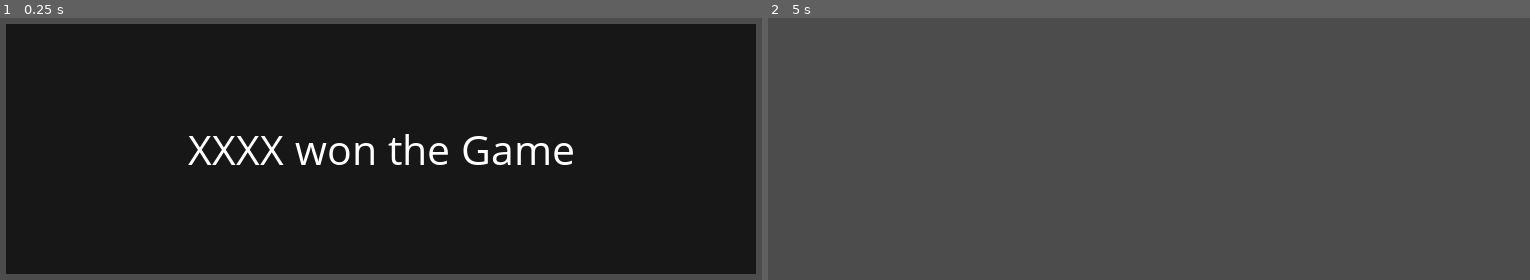
Above: before the commit, frames 1-2 (left to right).
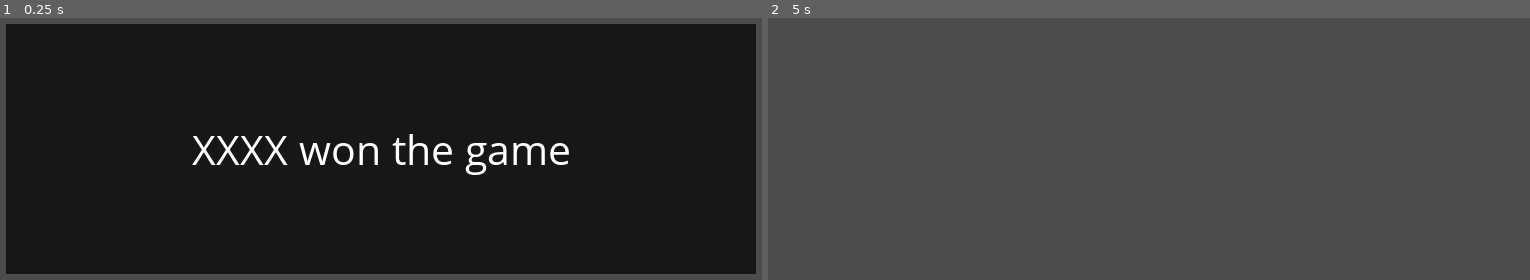
Above: after the commit, the same moments.

Repository: michalbie/Spinningeddon
Game: Godot game, scene res://Scenes/HUD/EndingScreen.tscn
Same seed, same stepped clock (60 frames per second), same inputs: the game is played once before the commit and once after it. This scene is started directly instead of the project's main scene.
Inputs (mouse positions are in pixels of both pictures, inside the frame that each line leads up to):
- Up to frame 1 (0.25 s): no input
- Up to frame 2 (5 s): tap Enter at 0.5, 2, 3.5 s; move the mouse to (1324, 125) at 0.52 s; press the mouse at (1324, 125) at 0.53 s; tap Space at 1.25, 2.75, 4.25 s; move the mouse to (988, 172) at 1.27 s; release the mouse at (988, 172) at 1.28 s; right-click (988, 172) at 1.35 s; move the mouse to (1225, 49) at 2.02 s; press the mouse at (1225, 49) at 2.03 s; move the mouse to (1110, 238) at 2.77 s; release the mouse at (1110, 238) at 2.78 s; right-click (1110, 238) at 2.85 s; move the mouse to (1385, 217) at 3.52 s; press the mouse at (1385, 217) at 3.53 s; move the mouse to (912, 80) at 4.27 s; release the mouse at (912, 80) at 4.28 s; right-click (912, 80) at 4.35 s

The runs differ from the first frame. In frame 1, 2.8% of the frame differs, in the area x 24-76%, y 44-60%; in frame 2, nothing differs.
Error in both runs: Invalid set index 'visible' (on base: 'Nil') with value of type 'bool'. (res://Scripts/GameManagement/GameManager.gd:89)

Commit message:
Add files via upload

Diff:
--- a/Scenes/HUD/EndingScreen.tscn
+++ b/Scenes/HUD/EndingScreen.tscn
@@ -38,7 +38,7 @@
 margin_bottom = 600.0
 size_flags_vertical = 7
 custom_fonts/font = SubResource( 1 )
-text = "XXXX won the Game"
+text = "XXXX won the game"
 align = 1
 valign = 1
 
